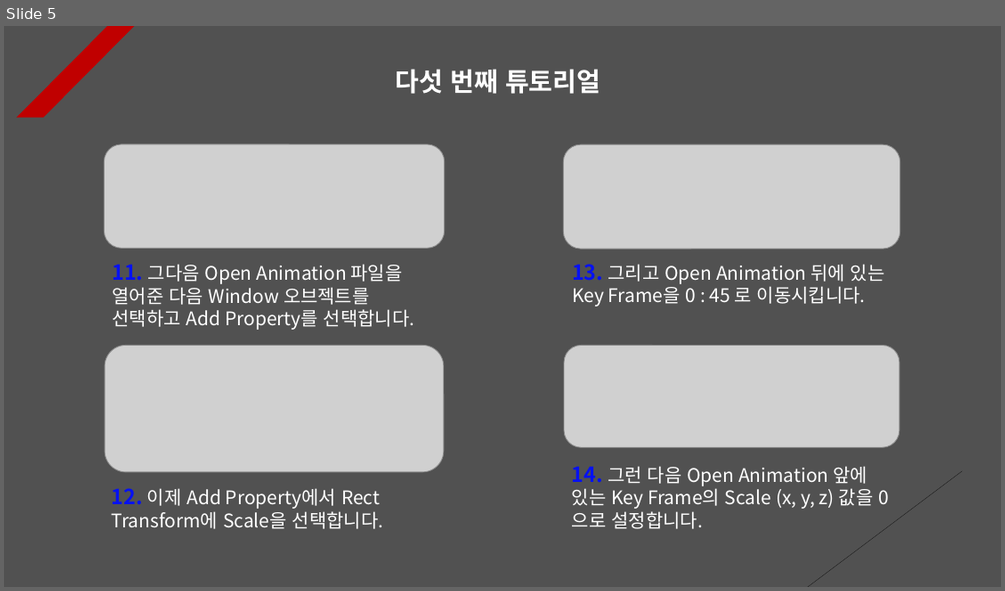
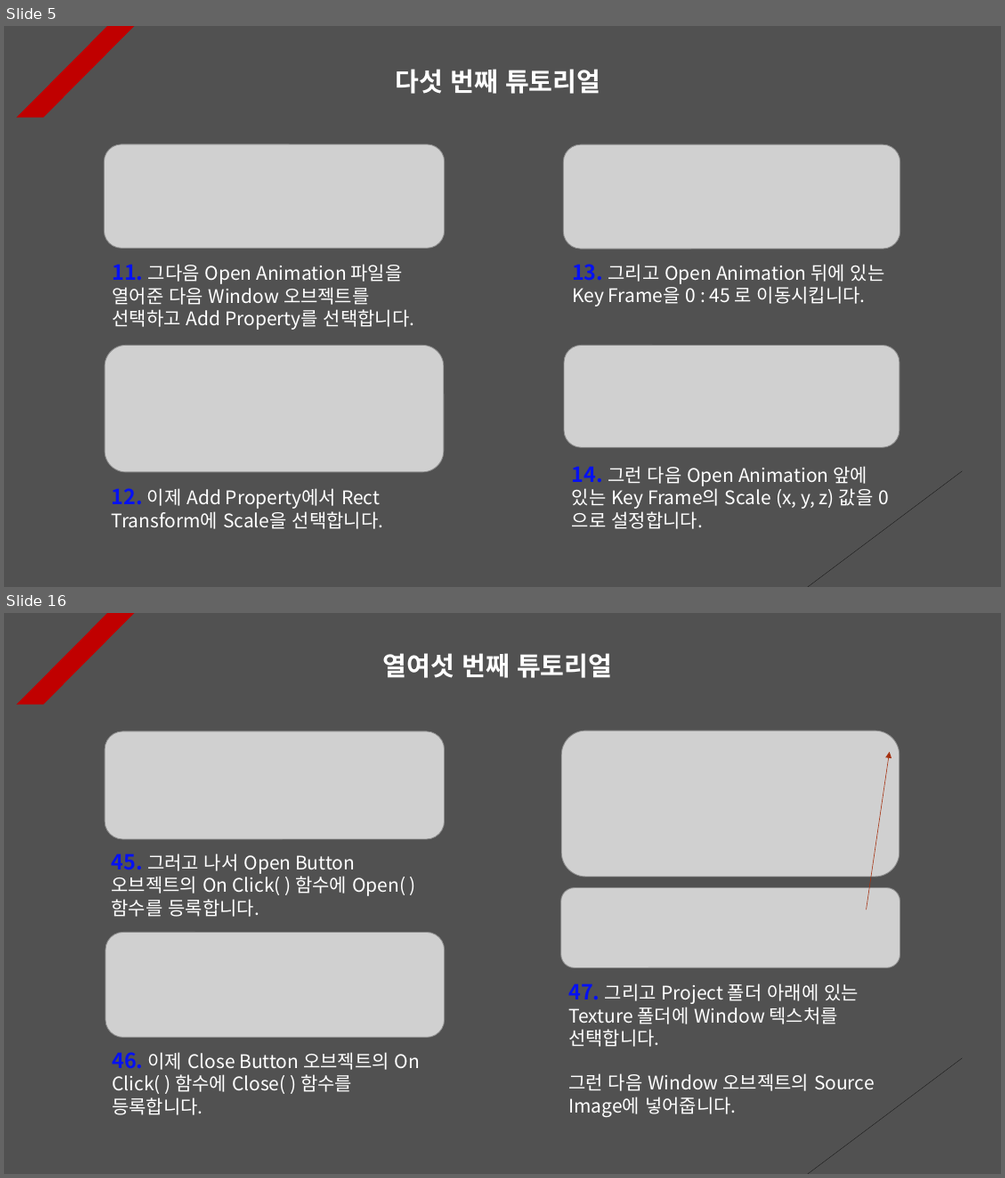
Before and after one commit to Unity2033/3D-UnityEngine, a slide deck: Assets/Animation Clip/PPT Data/Animation Clip Example.pptx. Shown one above the other, each under a label of ours: slide 5 before the commit, slides 5 and 16 after it; the slides between them are not shown. The pictures are 1005x591 and 1005x1178 pixels, drawn with LibreOffice and Linux fonts; fonts in the diff are those of the drawing; grey boxes stand for pictures. Boxes give left, top, right and bottom in pixels: in the first picture for what was removed or moved away, otherwise in the second. Text is boxed around its words. In the diff, an @@ line names an element or a change of style, - is before the commit and + after.

```diff
--- a/Assets/Animation Clip/PPT Data/Animation Clip Example.pptx
+++ b/Assets/Animation Clip/PPT Data/Animation Clip Example.pptx
@@ slide 16 added at (4, 613, 1001, 1174), background #515151; not listed: 2 template elements that a slide beside it also shows @@
@@ text added at (383, 653, 612, 678), 25 pt, text #FFFFFF, bold @@
+열여섯 번째 튜토리얼
@@ picture added at (105, 731, 445, 839) @@
@@ picture added at (562, 730, 900, 876) @@
@@ arrow added from (866, 910) to (890, 752), #A5300F 0.5 pt dashed @@
@@ text added at (112, 853, 405, 916), 18 pt, text #FFFFFF @@
+45. 그러고 나서 Open Button 오브젝트의 On Click( ) 함수에 Open( ) 함수를 등록합니다.
@@ picture added at (561, 887, 900, 967) @@
@@ picture added at (105, 933, 445, 1037) @@
@@ text added at (568, 983, 874, 1117), 18 pt, text #FFFFFF @@
+47. 그리고 Project 폴더 아래에 있는 Texture 폴더에 Window 텍스처를 선택합니다.
+그런 다음 Window 오브젝트의 Source Image에 넣어줍니다.
@@ text added at (112, 1052, 420, 1115), 18 pt, text #FFFFFF @@
+46. 이제 Close Button 오브젝트의 On Click( ) 함수에 Close( ) 함수를 등록합니다.
```
Also in this commit, not shown: 4 slides changed, 8 other slides added, 19 other files.
